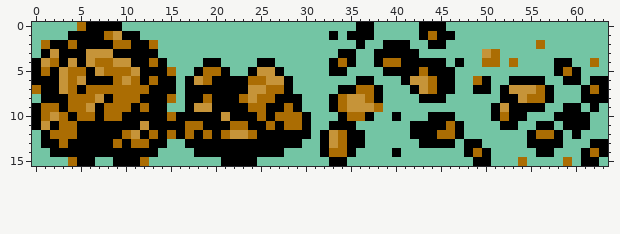
Two states of a pixel-art sprite, graphics/object_events/pics/misc/breakable_rock.png. The picture above is the old version.
The file is 64x16 pixels.
Once edited:
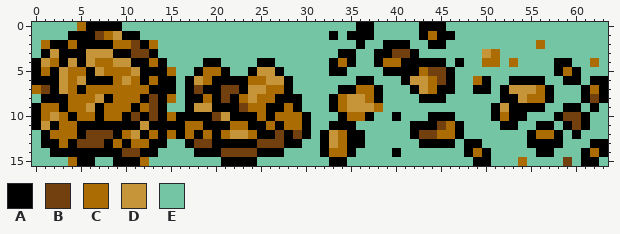
Palette (. is transparent): A #000000  B #723f0f  C #ab6d03  D #c69439  E #73c5a4
What changed:
y 1: x 7 A -> B
y 2: x 11 A -> B
y 3: x 11..12 AA -> BB; x 40..41 AA -> BB
y 5: x 44..45 AA -> BB
y 6: x 45 A -> B
y 7: x 1 A -> B; x 18 A -> B; x 21..22 AA -> BB
y 8: x 13 A -> B; x 21 A -> B; x 62 A -> B
y 9: x 13 A -> B; x 23 A -> B
y 10: x 11 A -> B; x 13 A -> B; x 20 A -> B; x 59..60 AA -> BB
y 11: x 45 A -> B; x 60 A -> B
y 12: x 6..8 AAA -> BBB; x 27 A -> B; x 29 A -> B; x 43..44 AA -> BB
y 13: x 5..7 AAA -> BBB; x 18..19 AA -> BB; x 25..27 AAA -> BBB
y 14: x 10..11 AA -> BB; x 21..24 AAAA -> BBBB
y 15: x 59 C -> B
Pixel boxes of the changes (left, top, right, bottom) in both pictures:
changed: (77, 31, 158, 157)
changed: (392, 49, 446, 139)
changed: (41, 85, 50, 94)
changed: (194, 85, 302, 157)
changed: (563, 94, 599, 130)
changed: (563, 157, 572, 166)
